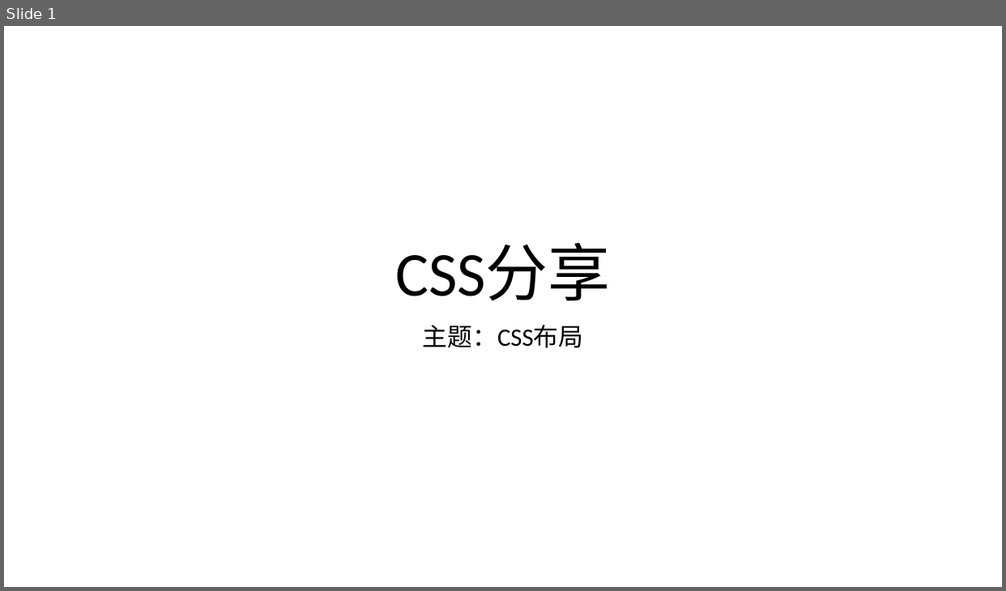
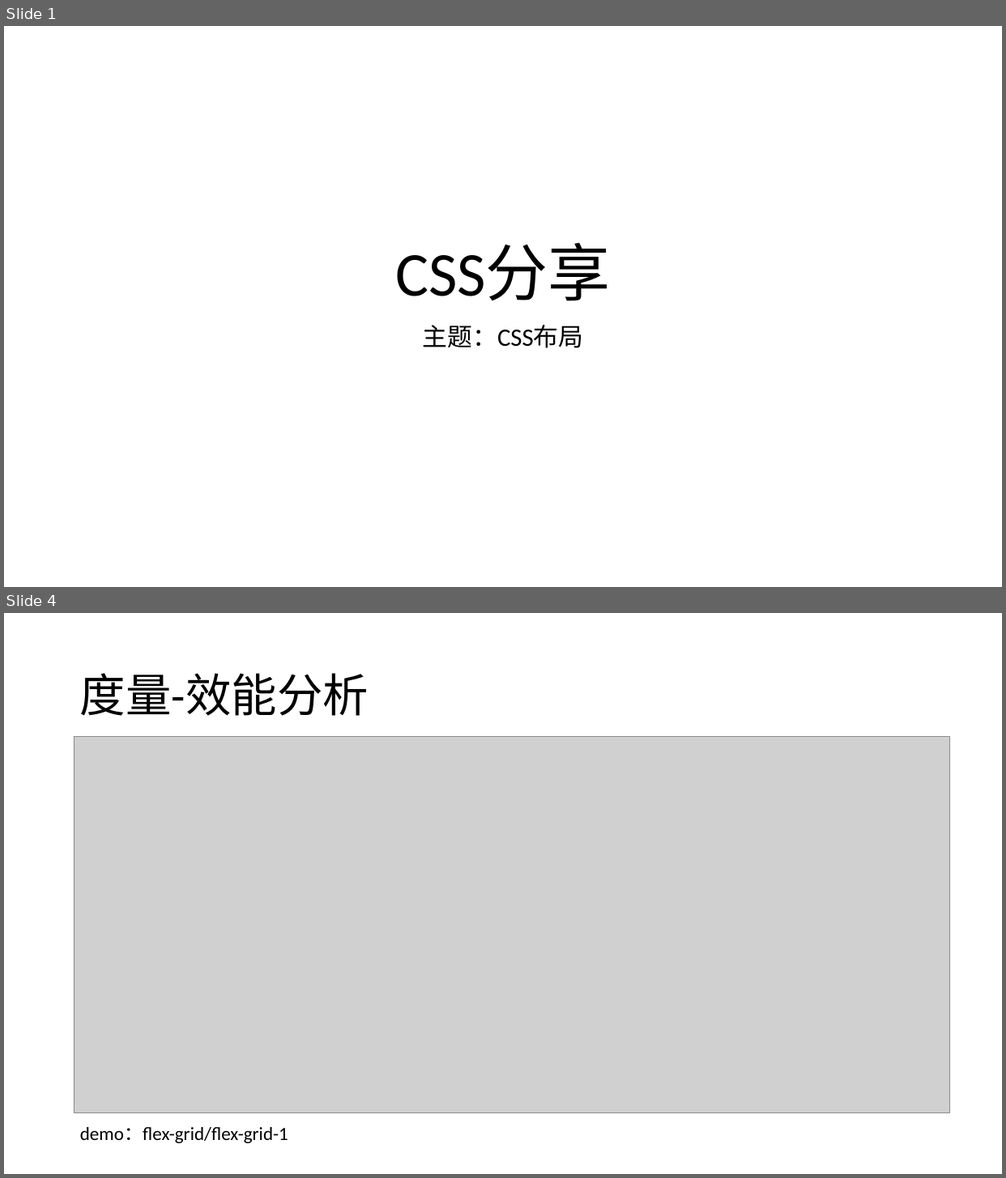
Before and after one commit to FBmm/Frontend-blog, a slide deck: CSS/css分享/css分享 - 布局.pptx. Shown one above the other, each under a label of ours: slide 1 before the commit, slides 1 and 4 after it; the slides between them are not shown. The pictures are 1006x591 and 1006x1178 pixels, drawn with LibreOffice and Linux fonts; fonts in the diff are those of the drawing; grey boxes stand for pictures. Boxes give left, top, right and bottom in pixels: in the first picture for what was removed or moved away, otherwise in the second. Text is boxed around its words. In the diff, an @@ line names an element or a change of style, - is before the commit and + after.

```diff
--- a/CSS/css分享/css分享 - 布局.pptx
+++ b/CSS/css分享/css分享 - 布局.pptx
@@ slide 4 added at (4,613,1002,1174), background #FFFFFF @@
@@ title added at (80,673,368,716), 44 pt, text #000000 @@
+度量-效能分析
@@ picture added at (74,736,950,1114) @@
@@ text added at (80,1127,288,1144), 18 pt, text #000000 @@
+demo：flex-grid/flex-grid-1
```
Also in this commit, not shown: 6 slides changed, 3 other slides added, 1 slide removed, 3 other files.
